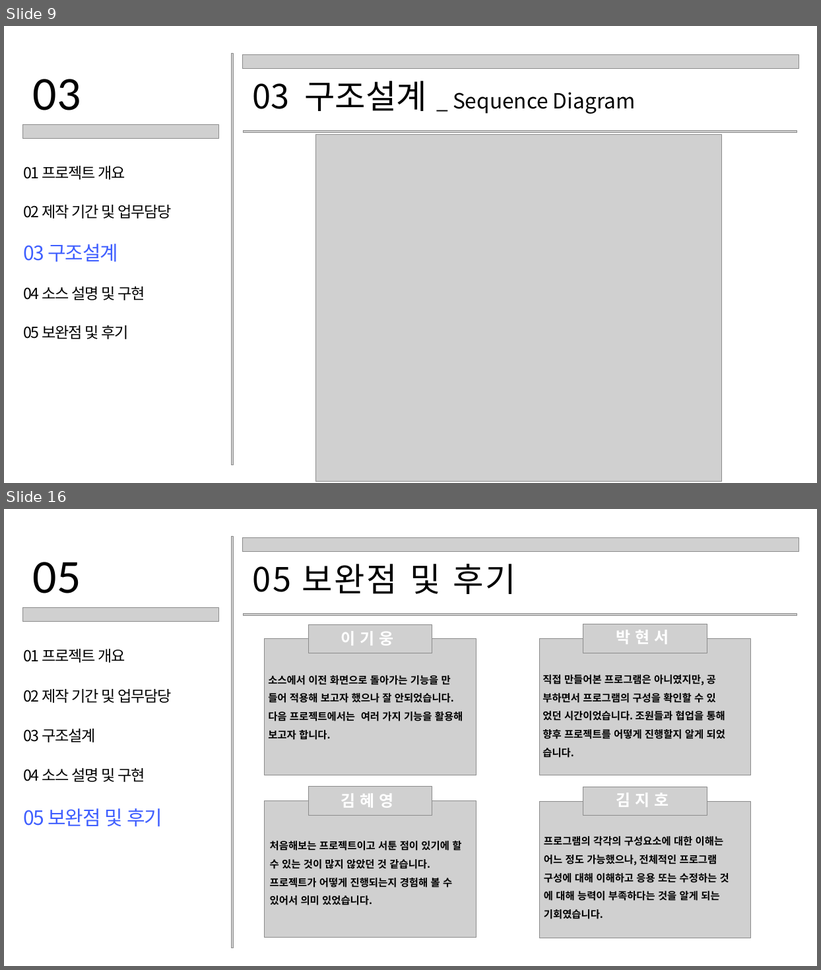
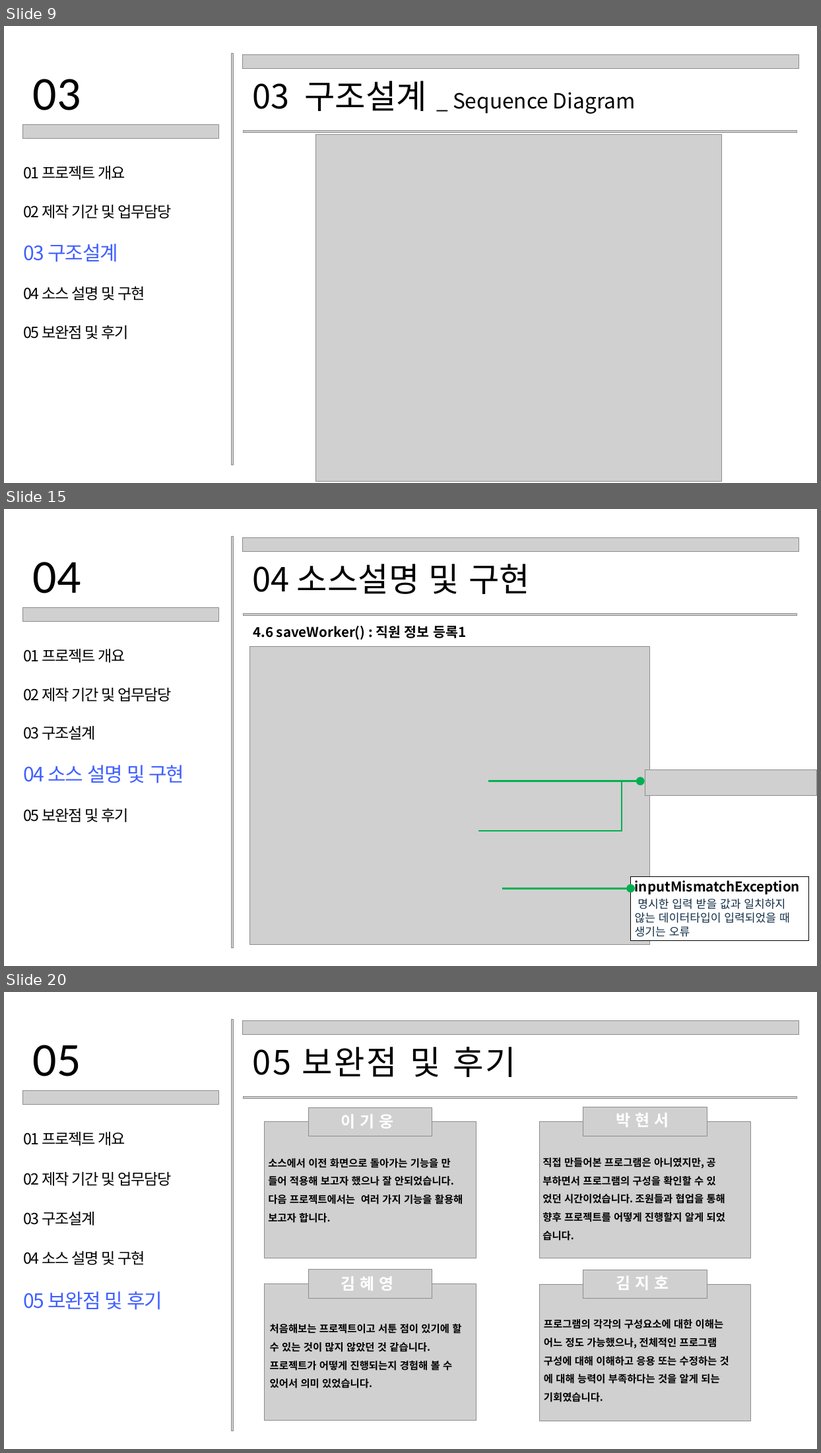
Before and after one commit to jihokim86/-team3-1st-_-project, a slide deck: CLI_직원관리프로그램.pptx. Shown one above the other, each under a label of ours: slides 9 and 16 before the commit, slides 9, 15 and 20 after it; the slides between them are not shown. The pictures are 821x970 and 821x1453 pixels, drawn with LibreOffice and Linux fonts; fonts in the diff are those of the drawing; grey boxes stand for pictures. Boxes give left, top, right and bottom in pixels: in the first picture for what was removed or moved away, otherwise in the second. Text is boxed around its words. In the diff, an @@ line names an element or a change of style, - is before the commit and + after.

```diff
--- a/CLI_직원관리프로그램.pptx
+++ b/CLI_직원관리프로그램.pptx
@@ slide 15 added at box(4, 509, 817, 966), background #FFFFFF @@
@@ picture added at box(231, 536, 233, 949) @@
@@ picture added at box(242, 537, 799, 551) @@
@@ text added at box(33, 562, 81, 593), 84 pt, text #000000 @@
+04
@@ text added at box(253, 564, 530, 594), 59 pt, text #000000 @@
+04 소스설명 및 구현
@@ picture added at box(22, 608, 218, 622) @@
@@ picture added at box(243, 614, 797, 616) @@
@@ text added at box(253, 625, 467, 640), 24 pt, text #000000, bold @@
+4.6 saveWorker() : 직원 정보 등록1
@@ text added at box(23, 649, 125, 663), 27 pt, text #000000 @@
+01 프로젝트 개요
@@ text added at box(23, 688, 172, 702), 27 pt, text #000000 @@
+02 제작 기간 및 업무담당
@@ text added at box(23, 726, 95, 740), 27 pt, text #000000 @@
+03 구조설계
@@ text added at box(23, 765, 184, 784), 35 pt, text #3F5FFF @@
+04 소스 설명 및 구현
@@ text added at box(23, 808, 129, 823), 27 pt, text #000000 @@
+05 보완점 및 후기
@@ group added at box(250, 646, 816, 945): 2 pictures, 2 arrows, 2 lines, 1 rectangle @@
+inputMismatchException
+명시한 입력 받을 값과 일치하지
+않는 데이터타입이 입력되었을 때
+생기는 오류
@@ what was slide 16 is now slide 20 @@
```
Also in this commit, not shown: 11 slides changed, 6 other slides added.
